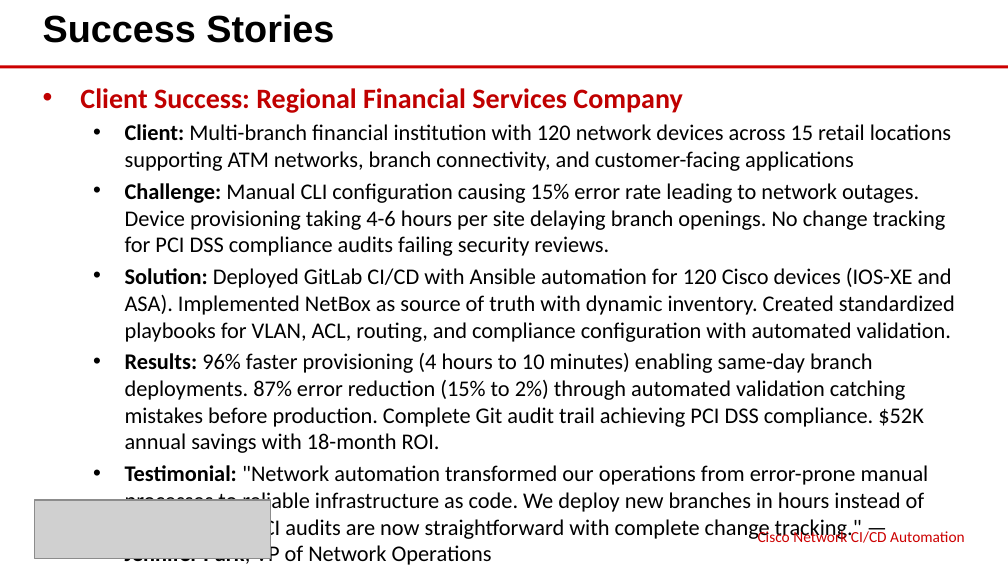
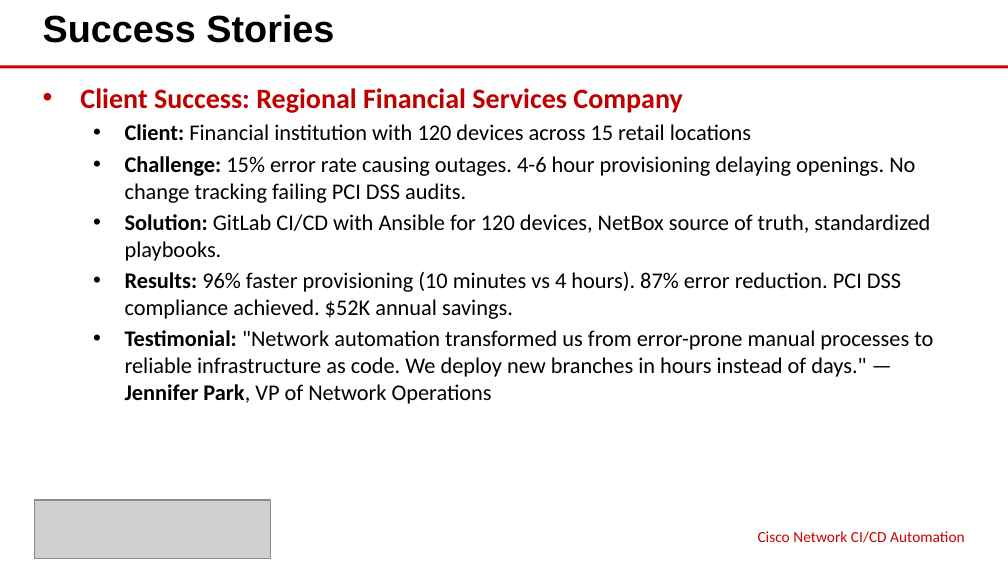
Before and after one commit to eoframework/solutions, a slide deck: slide 7 of solutions/cisco/devops/ci-cd-automation/presales/solution-briefing.pptx. Drawn at 1008x567 pixels with LibreOffice and Linux fonts; fonts in the diff are those of the drawing; grey boxes stand for pictures. Boxes give left, top, right and bottom in pixels: in the first picture for what was removed or moved away, otherwise in the second. Text is boxed around its words. In the diff, an @@ line names an element or a change of style, - is before the commit and + after.

```diff
--- a/solutions/cisco/devops/ci-cd-automation/presales/solution-briefing.pptx
+++ b/solutions/cisco/devops/ci-cd-automation/presales/solution-briefing.pptx
@@ text at [125, 124, 933, 404]: text changed @@
-  • Client: Multi-branch financial institution with 120 network devices across 15 retail locations supporting ATM networks, branch connectivity, and customer-facing applications
-  • Challenge: Manual CLI configuration causing 15% error rate leading to network outages. Device provisioning taking 4-6 hours per site delaying branch openings. No change tracking for PCI DSS compliance audits failing security reviews.
-  • Solution: Deployed GitLab CI/CD with Ansible automation for 120 Cisco devices (IOS-XE and ASA). Implemented NetBox as source of truth with dynamic inventory. Created standardized playbooks for VLAN, ACL, routing, and compliance configuration with automated validation.
-  • Results: 96% faster provisioning (4 hours to 10 minutes) enabling same-day branch deployments. 87% error reduction (15% to 2%) through automated validation catching mistakes before production. Complete Git audit trail achieving PCI DSS compliance. $52K annual savings with 18-month ROI.
-  • Testimonial: "Network automation transformed our operations from error-prone manual processes to reliable infrastructure as code. We deploy new branches in hours instead of days, and our PCI audits are now straightforward with complete change tracking." — Jennifer Park, VP of Network Operations
+  • Client: Financial institution with 120 devices across 15 retail locations
+  • Challenge: 15% error rate causing outages. 4-6 hour provisioning delaying openings. No change tracking failing PCI DSS audits.
+  • Solution: GitLab CI/CD with Ansible for 120 devices, NetBox source of truth, standardized playbooks.
+  • Results: 96% faster provisioning (10 minutes vs 4 hours). 87% error reduction. PCI DSS compliance achieved. $52K annual savings.
+  • Testimonial: "Network automation transformed us from error-prone manual processes to reliable infrastructure as code. We deploy new branches in hours instead of days." — Jennifer Park, VP of Network Operations
```
Also in this commit, not shown: 1 other slide changed, 29 other files.
